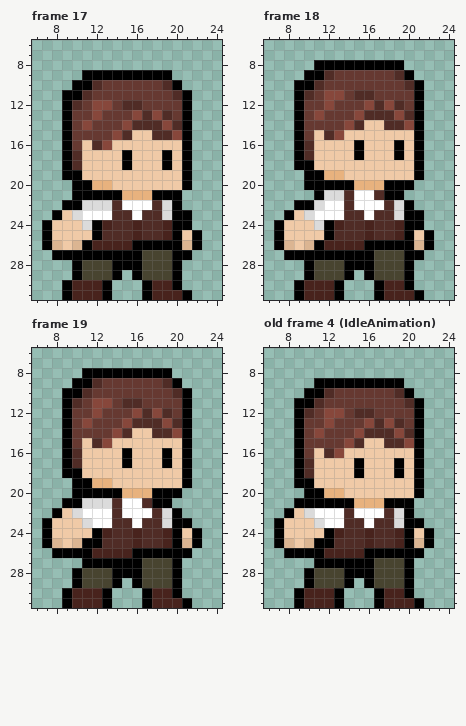
Pixel-art file -- VillagerSprites.ase. The picture above is the old version.
32x32 pixels, 19 frames. Colours within 5 levels of each other are drawn and written as one. Shown: frame 17: x 6..24, y 6..31; frame 18: x 6..24, y 6..31; frame 19: x 6..24, y 6..31; old frame 4 (IdleAnimation): x 6..24, y 6..31. The commit also changed other frames, which this record leaves out.
New version:
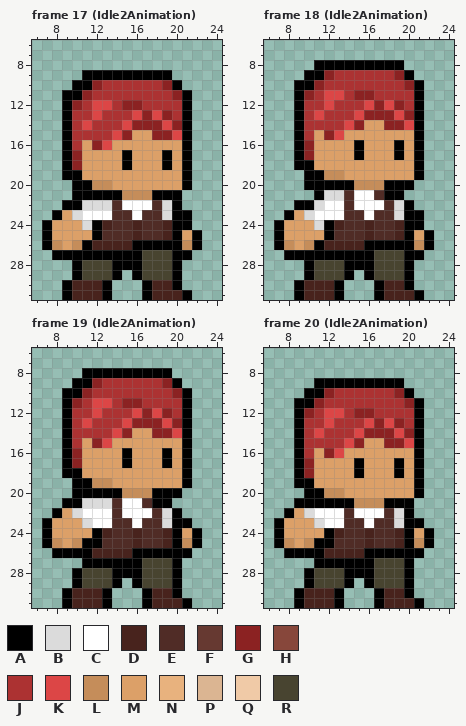
Palette (. is transparent): A #000000  B #dbdbdb  C #ffffff  D #48231d  E #502c26  F #663931  G #8b2222  H #87473b  J #ac3232  K #dc4646  L #c58d5a  M #dca068  N #e8b27e  P #dbb592  Q #f0caa7  R #484430
A new or re-ordered frame is compared with the old frame closest to it.
Change:
frames 19 -> 48
Changed rows in their new state; - is an unchanged pixel.
Frame 17 (Idle2Animation), layer "Layer 2":
first column x 8:
10 ----GJJJJJJG--
11 ---GJJJJJJJJG-
12 --GJKKJGGJJJJ-
13 --JJKJJJKGKGJ-
14 --JKJJJKGGGKG-
15 --JJJJKGMMGGK-
16 --JMGKMMMMMMM-
17 --GMMMM-MMM-M-
18 --GMMMM-MMM-M-
19 ---MMMMMMMMMM-
20 ----LLMMMMMMM-
21 -------LLL----
23 -M------------
24 MMM-----------
25 MMMM---------M
26 LML----------L
Frame 18 (Idle2Animation), layer "Layer 2":
first column x 8:
 9 ----GJJJJJJG--
10 ---GJJJJJJJJG-
11 --GJKKJGGJJJJ-
12 --JJKJJJKGKGJ-
13 --JKJJJKGGGKG-
14 --JJJJKGMMGGK-
15 --JMGKMMMMMMM-
16 --GMMMM-MMM-M-
17 --GMMMM-MMM-M-
18 ---MMMMMMMMMM-
19 ----LLMMMMMMM-
20 -------LLL----
23 -M------------
24 MMM-----------
25 MMMM---------M
26 LML----------L
Frame 19 (Idle2Animation), layer "Layer 2":
first column x 8:
 9 ----GJJJJJJG--
10 ---GJJJJJJJJG-
11 --GJKKJGGJJJJ-
12 --JJKJJJKGKGJ-
13 --JKJJJKGGGKG-
14 --JJJJKGMMGGK-
15 --JMGKMMMMMMM-
16 --GMMMM-MMM-M-
17 --GMMMM-MMM-M-
18 ---MMMMMMMMMM-
19 ----LLMMMMMMM-
20 -------LLL----
22 -M------------
23 MMM-----------
24 MMMM---------M
25 LML----------L
Frame 20 (Idle2Animation) is new; against old frame 4 (IdleAnimation), layer "Layer 2":
first column x 8:
10 ----GJJJJJJG--
11 ---GJJJJJJJJG-
12 --GJKKJGGJJJJ-
13 --JJKJJJKGKGJ-
14 --JKJJJKGGGKG-
15 --JJJJKGMMGGK-
16 --JMGKMMMMMMM-
17 --GMMMM-MMM-M-
18 --GMMMM-MMM-M-
19 ---MMMMMMMMMM-
20 ----LLMMMMMMM-
21 -------LLL----
22 -M------------
23 MMM-----------
24 MMMM---------M
25 LML----------L
